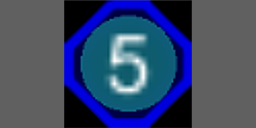
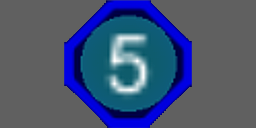
Two versions of the same layered image (256 x 128). Layer-by-layer changes:
painted on "Pasted Layer" over [64, 0, 192, 128]
